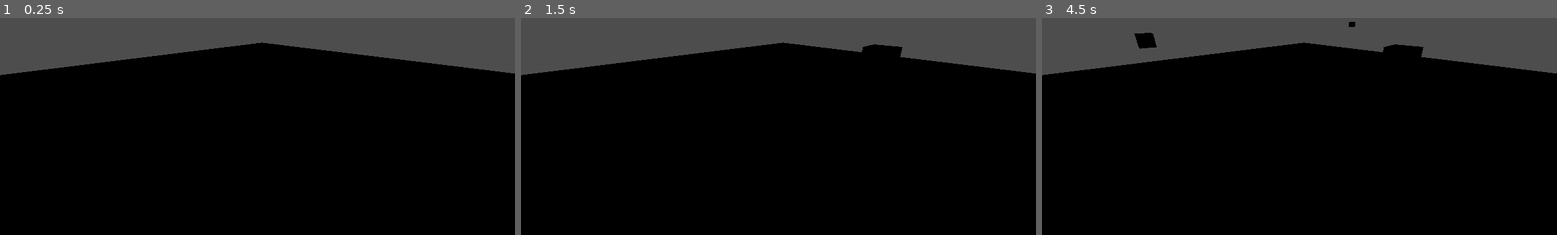
Above: before the commit, frames 1-3 (left to right).
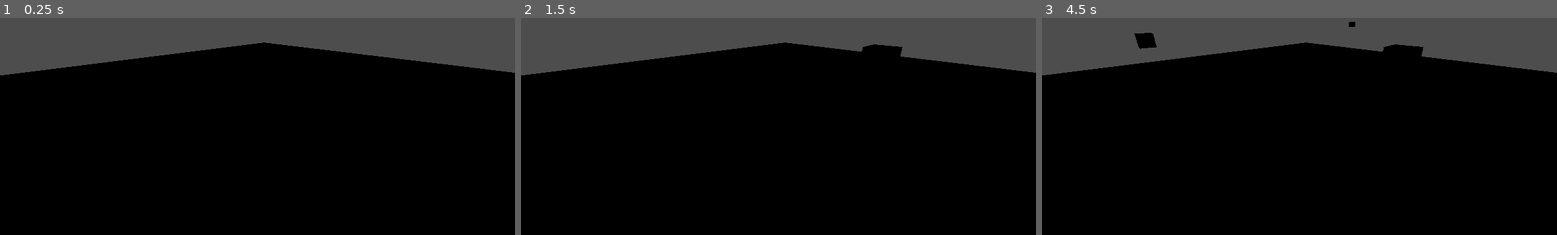
Above: after the commit, the same moments.

Repository: wan-andrea/xmasgamejam25
Game: Godot game, scene res://Scenes/main.tscn
Same seed, same stepped clock (60 frames per second), same inputs: the game is played once before the commit and once after it.
Inputs (mouse positions are in pixels of both pictures, inside the frame that each line leads up to):
- Up to frame 1 (0.25 s): no input
- Up to frame 2 (1.5 s): tap Enter at 0.5 s; move the mouse to (891, 76) at 0.52 s; click (891, 76) at 0.67 s; tap Space at 1.25 s; move the mouse to (675, 104) at 1.27 s; click (675, 104) at 1.42 s
- Up to frame 3 (4.5 s): tap Enter at 2, 3.5 s; move the mouse to (1351, 26) at 2.02 s; click (1351, 26) at 2.17 s; tap Space at 2.75, 4.25 s; move the mouse to (1273, 148) at 2.77 s; click (1273, 148) at 2.92 s; move the mouse to (1454, 133) at 3.52 s; click (1454, 133) at 3.67 s; move the mouse to (1145, 46) at 4.27 s; click (1145, 46) at 4.42 s

The runs differ from the first frame. In frame 1, 0.2% of the frame differs, in the area x 0-100%, y 11-27%; in frame 2, 0.2%; in frame 3, 0.2%.

Commit message:
Update main.tscn

Diff:
--- a/winter_game/Scenes/main.tscn
+++ b/winter_game/Scenes/main.tscn
@@ -15,5 +15,4 @@
 
 [node name="WallContainer" type="Node3D" parent="."]
 
-[node name="Floor" parent="." instance=ExtResource("3_8gbba")]
-transform = Transform3D(1, 0, 0, 0, 1, 0, 0, 0, 1, -0.0831823, 0, 0.171158)
+[node name="StaticBody3D" parent="." instance=ExtResource("3_8gbba")]
